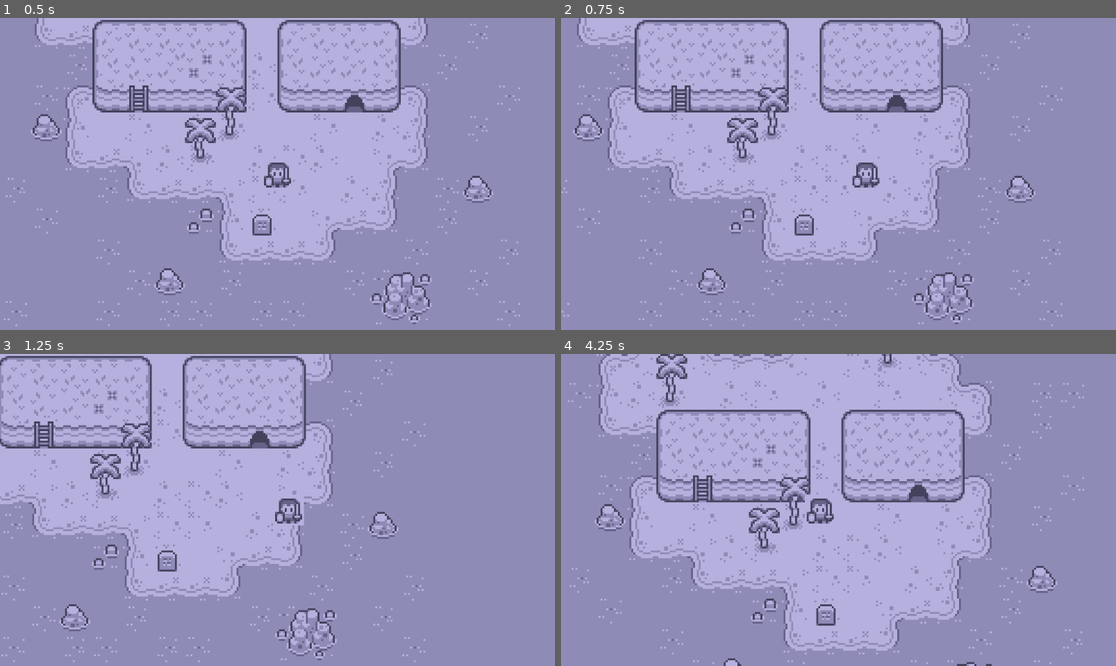
Above: before the commit, frames 1-4 (two rows, left to right).
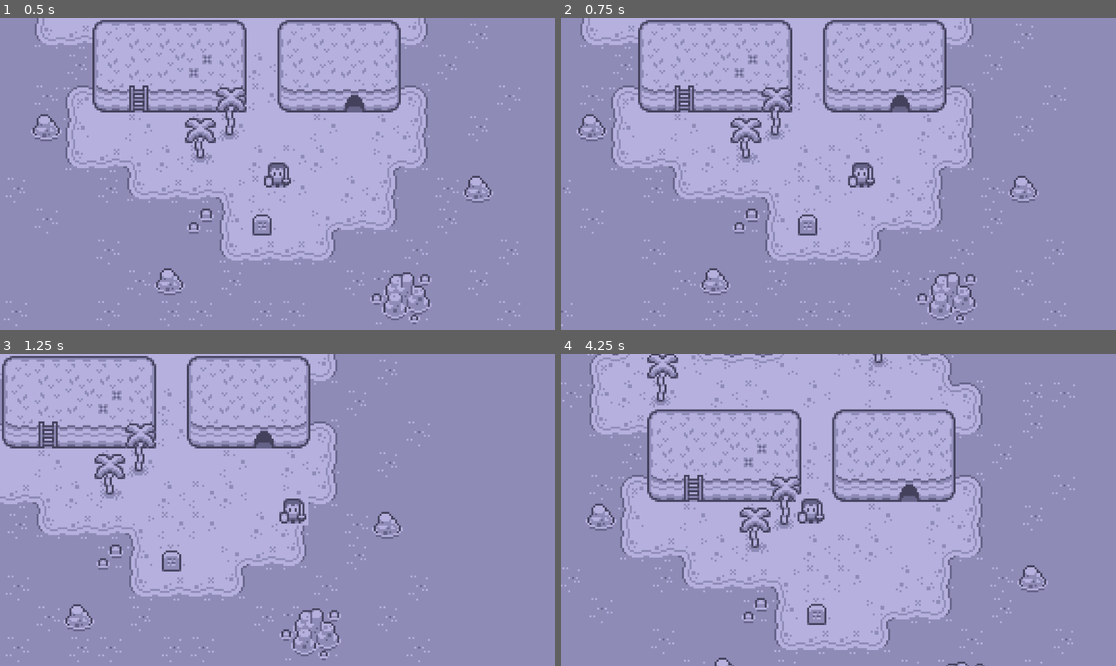
Above: after the commit, the same moments.

Repository: xexemery/exploration-game
Game: Godot game, scene res://scenes/game.tscn
The game is run twice, just before and just after one commit, with the same random seed, the same clock (stepped at 60 frames per second) and the same inputs.
Inputs:
- Up to frame 1 (0.5 s): no input
- Up to frame 2 (0.75 s): tap Enter at 0.5 s; hold D (move_right, bound only before the commit) from 0.53 s (still down)
- Up to frame 3 (1.25 s): keep holding D (move_right, bound only before the commit)
- Up to frame 4 (4.25 s): release D (move_right, bound only before the commit) at 1.28 s; hold S (move_down, bound only before the commit) 1.28-2.03 s; hold D (move_right, bound only before the commit) 2.03-2.78 s; tap Space at 2.75 s; hold W (move_up, bound only before the commit) 2.78-3.53 s; hold A (move_left, bound only before the commit) from 3.53 s (still down)

Frame 1 is identical in both runs. In frame 2, 11% of the frame differs, in the area x 0-91%, y 0-99%; in frame 3, 11%; in frame 4, 16%, in the area x 0-95%, y 0-100%.

Commit message:
Update character movement

Diff:
--- a/project.godot
+++ b/project.godot
@@ -17,25 +17,25 @@
 
 [input]
 
-move_left={
+left={
 "deadzone": 0.2,
 "events": [Object(InputEventKey,"resource_local_to_scene":false,"resource_name":"","device":-1,"window_id":0,"alt_press …(191 unchanged characters)…
 , Object(InputEventKey,"resource_local_to_scene":false,"resource_name":"","device":-1,"window_id":0,"alt_pressed":false …(186 unchanged characters)…
 ]
 }
-move_right={
+right={
 "deadzone": 0.2,
 "events": [Object(InputEventKey,"resource_local_to_scene":false,"resource_name":"","device":-1,"window_id":0,"alt_press …(192 unchanged characters)…
 , Object(InputEventKey,"resource_local_to_scene":false,"resource_name":"","device":-1,"window_id":0,"alt_pressed":false …(186 unchanged characters)…
 ]
 }
-move_up={
+up={
 "deadzone": 0.2,
 "events": [Object(InputEventKey,"resource_local_to_scene":false,"resource_name":"","device":-1,"window_id":0,"alt_press …(192 unchanged characters)…
 , Object(InputEventKey,"resource_local_to_scene":false,"resource_name":"","device":-1,"window_id":0,"alt_pressed":false …(186 unchanged characters)…
 ]
 }
-move_down={
+down={
 "deadzone": 0.2,
 "events": [Object(InputEventKey,"resource_local_to_scene":false,"resource_name":"","device":-1,"window_id":0,"alt_press …(192 unchanged characters)…
 , Object(InputEventKey,"resource_local_to_scene":false,"resource_name":"","device":-1,"window_id":0,"alt_pressed":false …(186 unchanged characters)…
--- a/scripts/player.gd
+++ b/scripts/player.gd
@@ -1,22 +1,13 @@
 extends CharacterBody2D
 
 
-const SPEED = 120.0
+const SPEED = 100.0
 
 
+func get_input() -> void:
+	var input_direction = Input.get_vector("left", "right", "up", "down")
+	velocity = input_direction * SPEED
+
 func _physics_process(_delta: float) -> void:
-	# Get the input direction and handle the movement/deceleration.
-	var direction_left_right := Input.get_axis("move_left", "move_right")
-	var direction_up_down := Input.get_axis("move_up", "move_down")
-
-	if direction_left_right:
-		velocity.x = direction_left_right * SPEED
-	else:
-		velocity.x = move_toward(velocity.x, 0, SPEED)
-
-	if direction_up_down:
-		velocity.y = direction_up_down * SPEED
-	else:
-		velocity.y = move_toward(velocity.y, 0, SPEED)
-
+	get_input()
 	move_and_slide()
